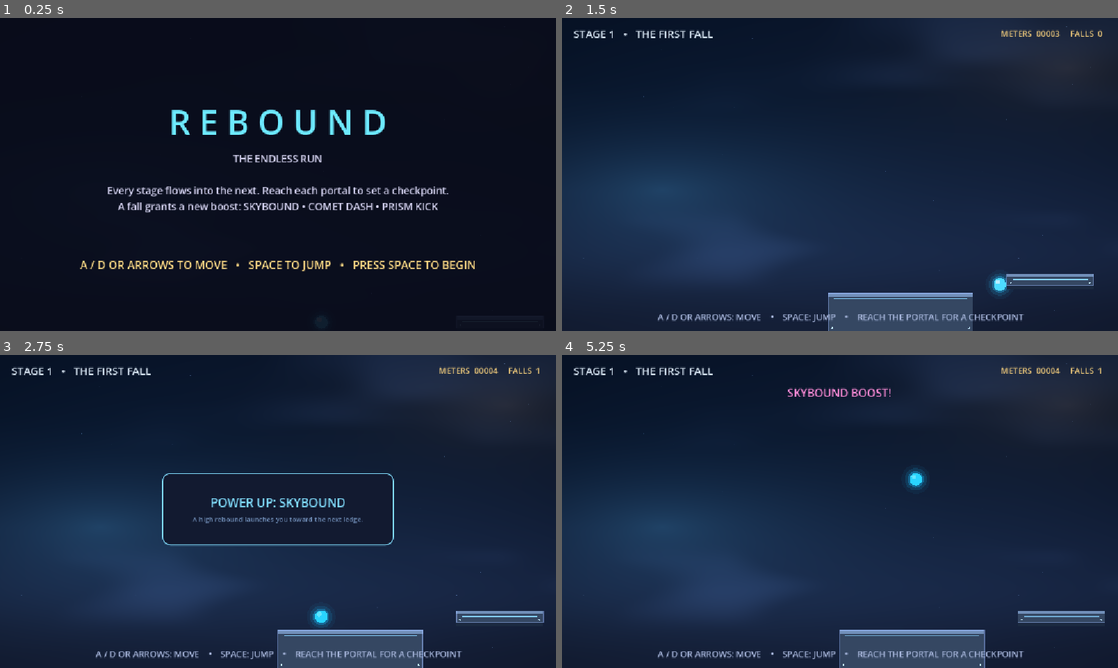
Above: before the commit, frames 1-4 (two rows, left to right).
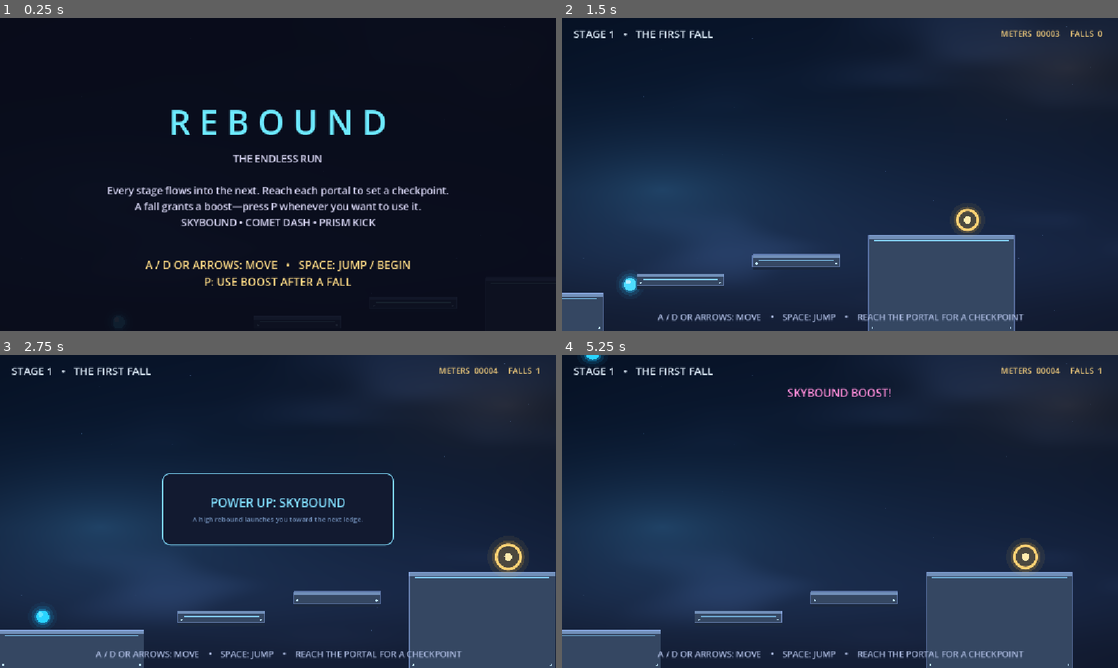
Above: after the commit, the same moments.

Repository: Epiccoder2211/REBOUND
Game: Godot game, scene res://main.tscn
Two runs of this game, one before a commit and one after it. Both use one fixed random seed, a clock stepped at 60 frames per second and the inputs below.
Inputs:
- Up to frame 1 (0.25 s): no input
- Up to frame 2 (1.5 s): tap Space at 0.5 s; hold Right (ui_right) from 0.53 s (still down); tap P at 0.6, 1.35 s; tap Enter (ui_accept) at 0.77 s
- Up to frame 3 (2.75 s): tap Enter (ui_accept) at 1.52 s; release Right (ui_right) at 2.03 s; hold Left (ui_left) from 2.03 s (still down); tap P at 2.1 s
- Up to frame 4 (5.25 s): release Left (ui_left) at 2.78 s; hold Right (ui_right) 2.78-4.28 s; tap P at 2.85, 3.5, 3.6, 4.35, 5.1 s; tap Enter (ui_accept) at 3.02, 3.77, 4.52 s; tap Escape at 4.15 s; tap Space at 4.25 s; hold Left (ui_left) 4.28-5.03 s; hold Right (ui_right) from 5.03 s (still down)

The runs differ from the first frame. In frame 1, 3.1% of the frame differs, in the area x 14-86%, y 58-86%; in frame 2, 9.9%; in frame 3, 15%, in the area x 0-100%, y 59-100%; in frame 4, 13%.

Commit message:
Change 1

Diff:
--- a/scripts/main.gd
+++ b/scripts/main.gd
@@ -9,6 +9,7 @@
 const BACKGROUND_SHADER = preload("res://assets/nebula_background.gdshader")
 const PLATFORM_GLOW_SHADER = preload("res://assets/platform_glow.gdshader")
 const VIEW := Vector2(1152, 648)
+const PLAYER_SCREEN_X := 90.0
 const POWERUPS := [
 	{"name": "SKYBOUND", "description": "A high rebound launches you toward the next ledge.", "color": "73eaff", "bounce": 760.0, "dash": 0.0},
 	{"name": "COMET DASH", "description": "A strong rebound and forward burst carry you across gaps.", "color": "ff9b67", "bounce": 650.0, "dash": 490.0},
@@ -67,7 +68,7 @@
 	if state == "playing":
 		elapsed += delta
 		if is_instance_valid(player):
-			camera.position.x = maxf(0.0, player.global_position.x - 300.0)
+			camera.position.x = player.global_position.x + VIEW.x * 0.5 - PLAYER_SCREEN_X
 			furthest_x = maxf(furthest_x, player.global_position.x)
 	if message_timeout > 0.0:
 		message_timeout -= delta
@@ -80,7 +81,7 @@
 			respawn_card.visible = false
 			if is_instance_valid(player) and state == "playing":
 				player.active = true
-				activate_powerup()
+				show_powerup_prompt()
 	update_stats()
 
 func create_background() -> void:
@@ -175,7 +176,7 @@
 
 func show_menu() -> void:
 	state = "menu"
-	show_overlay("R E B O U N D", "THE ENDLESS RUN\n\nEvery stage flows into the next. Reach each portal to set a checkpoint.\nA fall grants a new boost: SKYBOUND • COMET DASH • PRISM KICK", "A / D OR ARROWS TO MOVE   •   SPACE TO JUMP   •   PRESS SPACE TO BEGIN")
+	show_overlay("R E B O U N D", "THE ENDLESS RUN\n\nEvery stage flows into the next. Reach each portal to set a checkpoint.\nA fall grants a boost—press P whenever you want to use it.\nSKYBOUND • COMET DASH • PRISM KICK", "A / D OR ARROWS: MOVE   •   SPACE: JUMP / BEGIN\nP: USE BOOST AFTER A FALL")
 
 func resume_game() -> void:
 	state = "playing"
@@ -183,8 +184,8 @@
 	hud.visible = true
 	if is_instance_valid(player):
 		player.active = respawn_timer <= 0.0
-		if player.active:
-			activate_powerup()
+		if player.active and not current_powerup.is_empty():
+			show_powerup_prompt()
 
 func _unhandled_key_input(event: InputEvent) -> void:
 	var key_event := event as InputEventKey
@@ -196,6 +197,10 @@
 			show_overlay("PAUSED", "Keep moving forward.", "PRESS SPACE TO RESUME")
 		elif state == "paused":
 			resume_game()
+		return
+	if key_event.keycode == KEY_P:
+		if state == "playing":
+			activate_powerup()
 		return
 	if not key_event.is_action_pressed("ui_accept"):
 		return
@@ -221,7 +226,7 @@
 	player.modulate = Color(current_theme["player_tint"])
 	# Level geometry is authored in a 1152x648 world-space viewport, with the
 	# platforms and player around y=450-570. Keep that area inside the camera.
-	camera.position = Vector2(0.0, VIEW.y * 0.5)
+	camera.position = Vector2(level_spawn.x + VIEW.x * 0.5 - PLAYER_SCREEN_X, VIEW.y * 0.5)
 	update_stats()
 
 func build_stage(index: int, offset: float, transition: bool) -> void:
@@ -397,7 +402,7 @@
 	respawn_timer = 1.6
 
 func activate_powerup() -> void:
-	if current_powerup.is_empty() or not is_instance_valid(player):
+	if state != "playing" or current_powerup.is_empty() or not is_instance_valid(player) or not player.active:
 		return
 	var direction := signf(Input.get_axis("ui_left", "ui_right"))
 	if direction == 0.0:
@@ -408,6 +413,12 @@
 	message_label.text = current_powerup["name"] + " BOOST!"
 	message_timeout = 1.5
 	current_powerup.clear()
+
+func show_powerup_prompt() -> void:
+	if current_powerup.is_empty():
+		return
+	message_label.text = "PRESS P TO USE " + current_powerup["name"]
+	message_timeout = 0.0
 
 func on_goal_reached() -> void:
 	if state == "playing":
